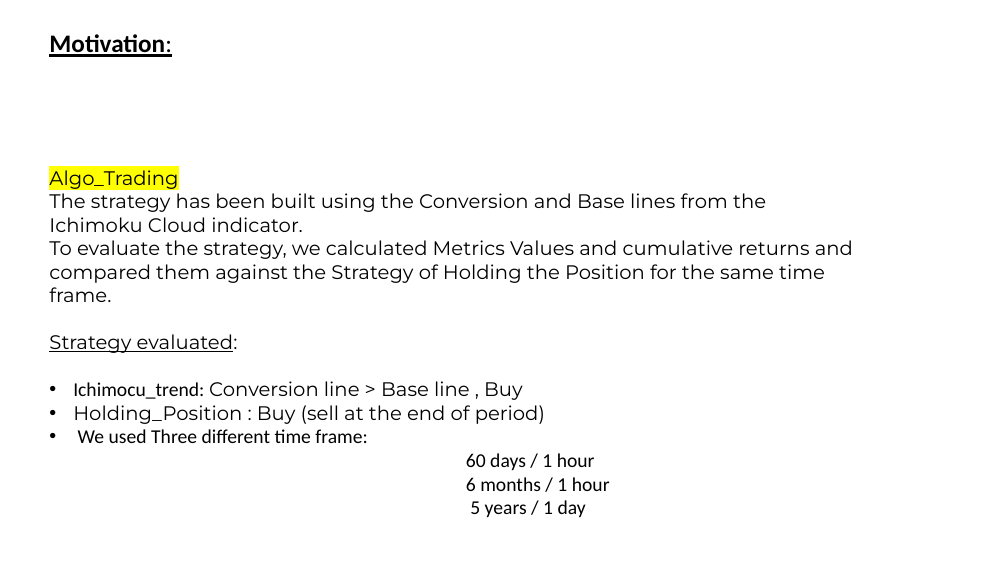
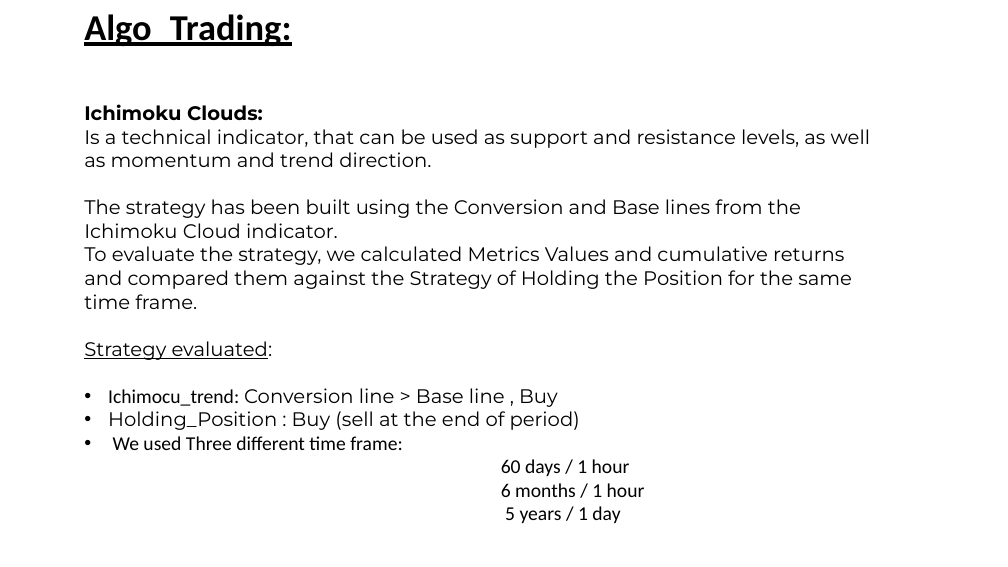
Before and after one commit to Tylryan/Stock-Report, a slide deck: slide 13 of Presentation/Project_3_presentation_RQ.pptx (slide 12 before the commit). Drawn at 1008x567 pixels with LibreOffice and Linux fonts; fonts in the diff are those of the drawing. Boxes give left, top, right and bottom in pixels: in the first picture for what was removed or moved away, otherwise in the second. Text is boxed around its words. In the diff, an @@ line names an element or a change of style, - is before the commit and + after.

```diff
--- a/Presentation/Project_3_presentation_RQ.pptx
+++ b/Presentation/Project_3_presentation_RQ.pptx
@@ text "Algo_Trading:": place and size @@
-text "Algo_Trading:" at (49, 34, 853, 517)
+text "Algo_Trading:" at (84, 14, 870, 523)
@@ text at (84, 14, 870, 167): text changed @@
-Motivation:
-Algo_Trading
+Algo_Trading:
+Ichimoku Clouds:
+Is a technical indicator, that can be used as support and resistance levels, as well as momentum and trend direction.
```
Also in this commit, not shown: 3 other slides changed, 7 slides added, 3 slides removed.
